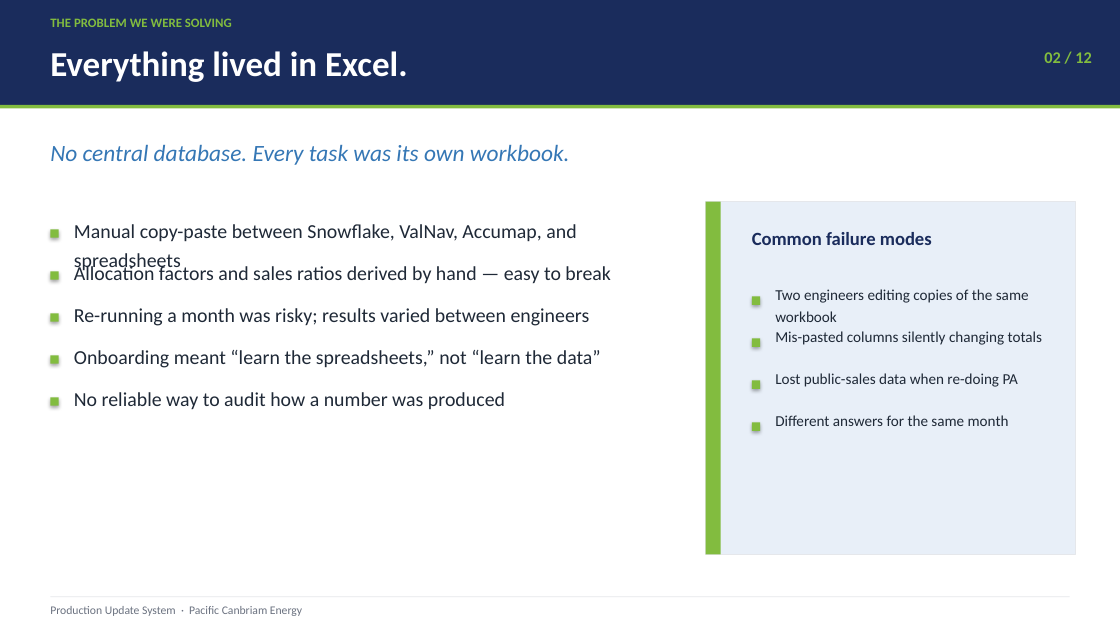
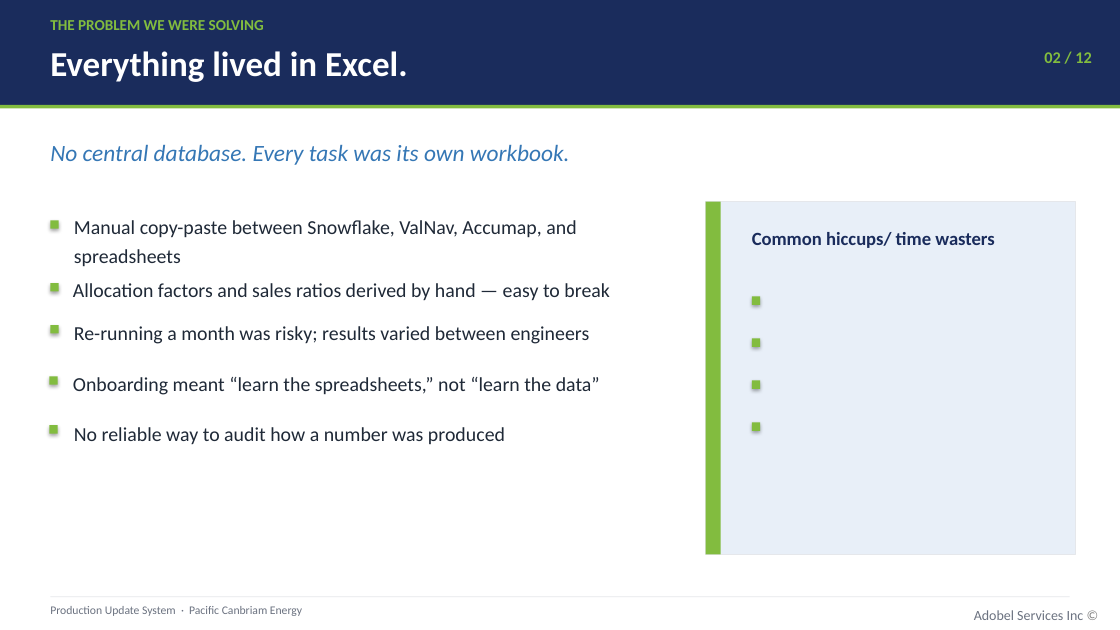
Before and after one commit to IfeanyiAyadiuno/ETL_Load, a slide deck: slide 2 of docs/Production_Update_Presentation.pptx. Drawn at 1120x630 pixels with LibreOffice and Linux fonts; fonts in the diff are those of the drawing. Boxes give left, top, right and bottom in pixels: in the first picture for what was removed or moved away, otherwise in the second. Text is boxed around its words. In the diff, an @@ line names an element or a change of style, - is before the commit and + after.

```diff
--- a/docs/Production_Update_Presentation.pptx
+++ b/docs/Production_Update_Presentation.pptx
@@ text "THE PROBLEM WE WERE SOLVING" at [50, 20, 264, 30]: size 11 to 13 pt @@
@@ rectangle: place and size @@
-rectangle at [50, 229, 59, 238]
+rectangle at [50, 220, 59, 229]
@@ text "Manual copy-paste between Snowflake, ValNav, ...": place and size @@
-text "Manual copy-paste between Snowflake, ValNav, ..." at [74, 224, 576, 272]
+text "Manual copy-paste between Snowflake, ValNav, ..." at [74, 220, 576, 267]
@@ text at [752, 232, 994, 248]: text changed @@
-Common failure modes
+Common hiccups/ time wasters
@@ rectangle: place and size @@
-rectangle at [50, 271, 59, 280]
+rectangle at [50, 283, 59, 292]
@@ text "Allocation factors and sales ratios ...": place and size @@
-text "Allocation factors and sales ratios ..." at [74, 264, 611, 284]
+text "Allocation factors and sales ratios ..." at [73, 283, 610, 301]
@@ text removed at [775, 289, 1029, 322] @@
-Two engineers editing copies of the same workbook
@@ rectangle: place and size @@
-rectangle at [50, 313, 59, 322]
+rectangle at [50, 325, 59, 334]
@@ text "Re-running a month was risky; ...": place and size @@
-text "Re-running a month was risky; ..." at [74, 308, 590, 326]
+text "Re-running a month was risky; ..." at [74, 326, 590, 344]
@@ text removed at [775, 331, 1042, 345] @@
-Mis-pasted columns silently changing totals
@@ rectangle: place and size @@
-rectangle at [50, 355, 59, 364]
+rectangle at [50, 376, 58, 385]
@@ text "Onboarding meant “learn the spreadsheets,” ...": place and size @@
-text "Onboarding meant “learn the spreadsheets,” ..." at [74, 350, 601, 368]
+text "Onboarding meant “learn the spreadsheets,” ..." at [73, 377, 600, 395]
@@ text removed at [775, 373, 1018, 387] @@
-Lost public-sales data when re-doing PA
@@ text "No reliable way to audit ...": place and size @@
-text "No reliable way to audit ..." at [74, 392, 505, 409]
+text "No reliable way to audit ..." at [74, 427, 505, 444]
@@ text removed at [775, 415, 1009, 426] @@
-Different answers for the same month
@@ rectangle: place and size @@
-rectangle at [50, 397, 59, 406]
+rectangle at [50, 425, 58, 434]
@@ text added at [974, 610, 1084, 620], 12 pt, text #6B7280 @@
+Adobel Services Inc ©
```
Also in this commit, not shown: 10 other slides changed, 1 slide added, 1 slide removed, 3 other files.
